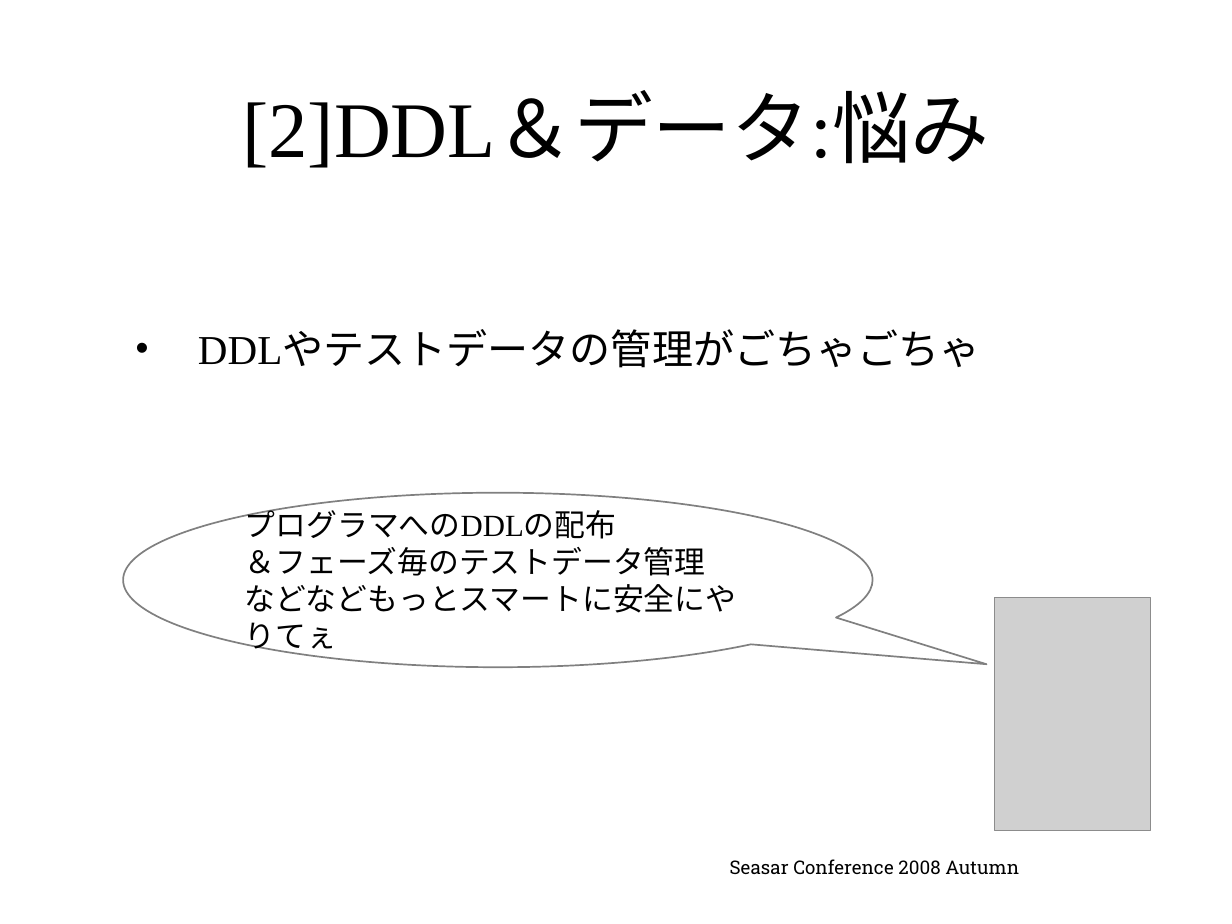
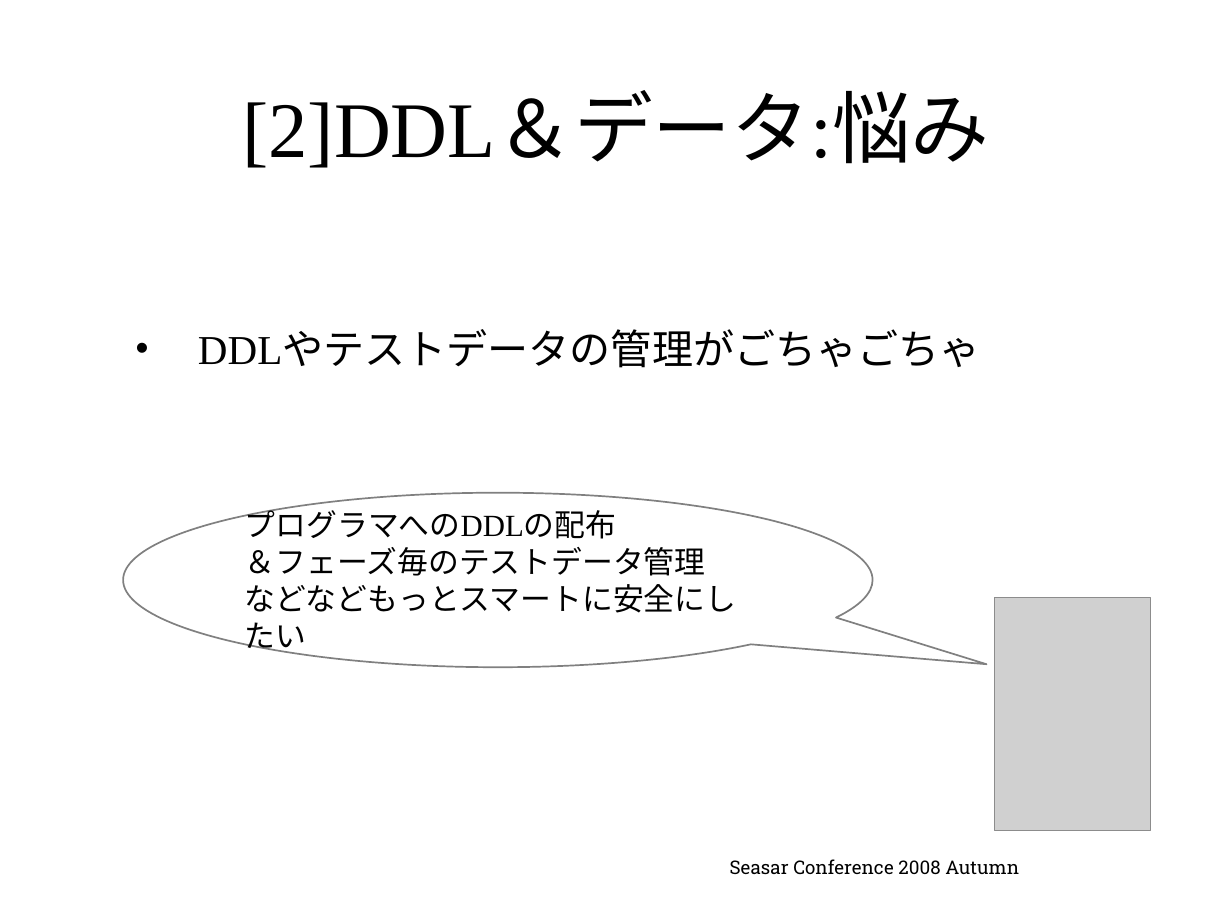
Before and after one commit to seasarorg/dbflute, a slide deck: slide 14 of dbflute/etc/doc/ref/session/resource/GenbaSolution2-sc2008autumn-dbflute.pptx. Drawn at 1232x924 pixels with LibreOffice and Linux fonts; fonts in the diff are those of the drawing; grey boxes stand for pictures; background and template pictures are left out. Boxes give left, top, right and bottom in pixels: in the first picture for what was removed or moved away, otherwise in the second. Text is boxed around its words. In the diff, an @@ line names an element or a change of style, - is before the commit and + after.

```diff
--- a/dbflute/etc/doc/ref/session/resource/GenbaSolution2-sc2008autumn-dbflute.pptx
+++ b/dbflute/etc/doc/ref/session/resource/GenbaSolution2-sc2008autumn-dbflute.pptx
@@ text in speech bubble at <box>245,584,736,656</box>: text changed @@
-などなどもっとスマートに安全にやりてぇ
+などなどもっとスマートに安全にしたい
```
Also in this commit, not shown: 12 other slides changed, 4 slides added.
